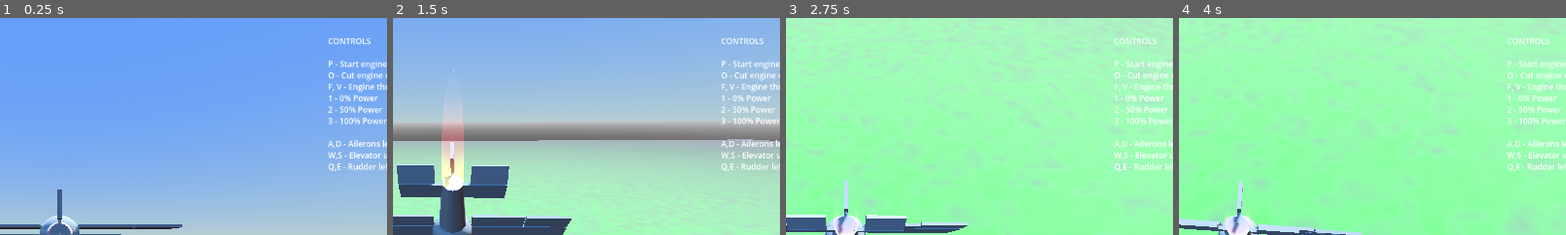
Above: before the commit, frames 1-4 (left to right).
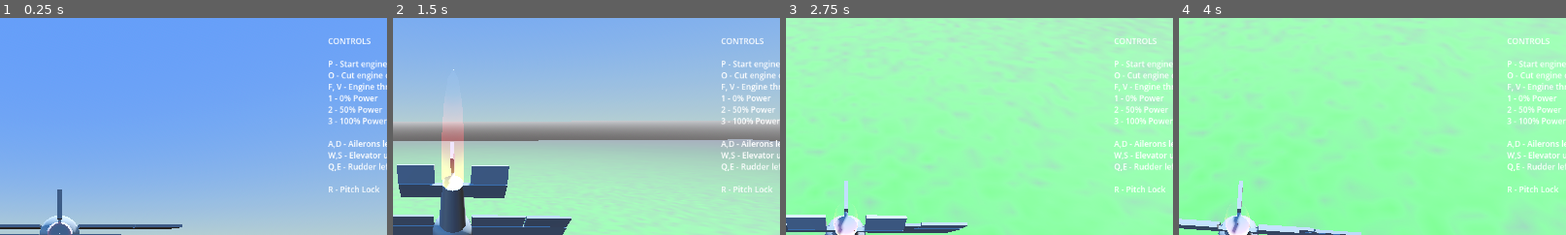
Above: after the commit, the same moments.

Repository: 100-Devs-1-Game/UndeadReckoning
Game: Godot game, scene res://test/aircraft_balancing_test.tscn
The game is run twice, just before and just after one commit, with the same random seed, the same clock (stepped at 60 frames per second) and the same inputs. Sound files missing from this copy of the repository are replaced by a short silence.
Inputs (mouse positions are % of the whole screen's width and height, from its top left):
- Up to frame 1 (0.25 s): no input
- Up to frame 2 (1.5 s): tap Enter at 0.5 s; move the mouse to (55, 50) at 0.52 s; hold D 0.53-1.28 s; tap S (free_cam_back) at 0.6 s; click (55, 50) at 0.67 s; tap Space (ui_select) at 0.77, 1.07 s; move the mouse to (45, 50) at 1.27 s; hold A from 1.28 s (still down); tap Q (free_cam_down) at 1.35 s
- Up to frame 3 (2.75 s): tap Space (ui_select) at 1.52, 1.82 s; move the mouse to (52, 48) at 2.02 s; release A at 2.03 s; hold D from 2.03 s (still down); tap W (free_cam_forward) at 2.1 s
- Up to frame 4 (4 s): move the mouse to (49, 52) at 2.77 s; tap E (free_cam_up) at 2.85 s; click (49, 52) at 2.92 s; tap Space (ui_select) at 3.02, 3.32, 3.77 s; move the mouse to (57, 51) at 3.52 s; release D at 3.53 s; hold A from 3.53 s (still down); tap Z at 3.6 s
The pictures show only the part of the screen within x 42-92%, y 0-50%; the shares and areas given below are measured in that part.

The runs differ from the first frame. In frame 1, 0.2% of the frame differs, in the area x 84-98%, y 77-81%; in frame 2, 0.1%; in frame 3, 0.2%; in frame 4, 0.2%.

Commit message:
Add pitch lock to input reference

Diff:
--- a/src/plane/our_aircraft.tscn
+++ b/src/plane/our_aircraft.tscn
@@ -231,4 +231,6 @@
 
 A,D - Ailerons left/right (roll)
 W,S - Elevator up/down (pitch)
-Q,E - Rudder left/right (yaw)"
+Q,E - Rudder left/right (yaw)
+
+R - Pitch Lock"
